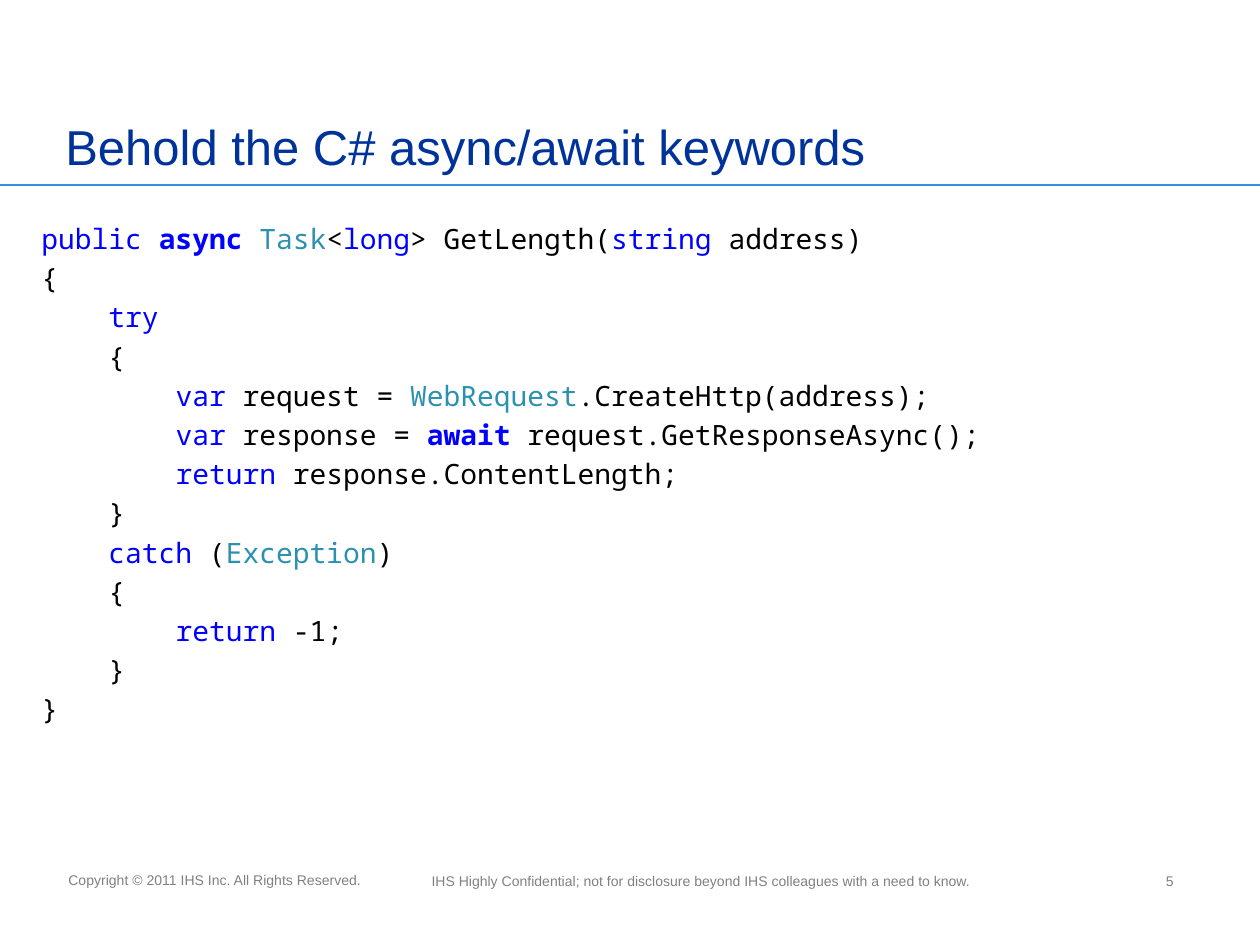
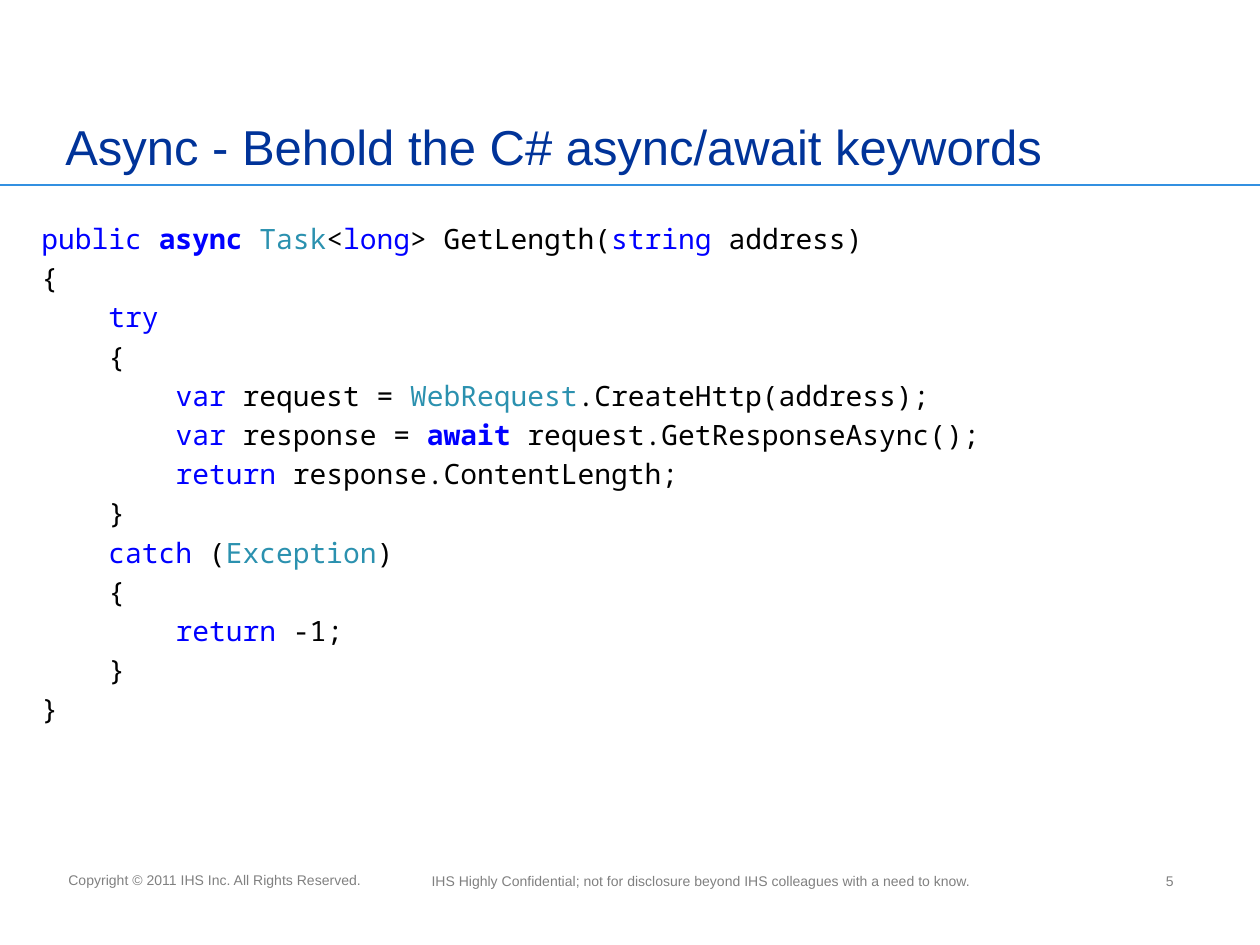
Before and after one commit to miensol/conference2012, a slide deck: slide 5 of C# 5.pptx. Drawn at 1260x945 pixels with LibreOffice and Linux fonts; fonts in the diff are those of the drawing; background and template pictures are left out. Boxes give left, top, right and bottom in pixels: in the first picture for what was removed or moved away, otherwise in the second. Text is boxed around its words. In the diff, an @@ line names an element or a change of style, - is before the commit and + after.

Commit message:
unified titles

```diff
--- a/C# 5.pptx
+++ b/C# 5.pptx
@@ title at (x1=65, y1=129, x2=1042, y2=175): text changed @@
-Behold the C# async/await keywords
+Async - Behold the C# async/await keywords
```
Also in this commit, not shown: 2 other slides changed.
